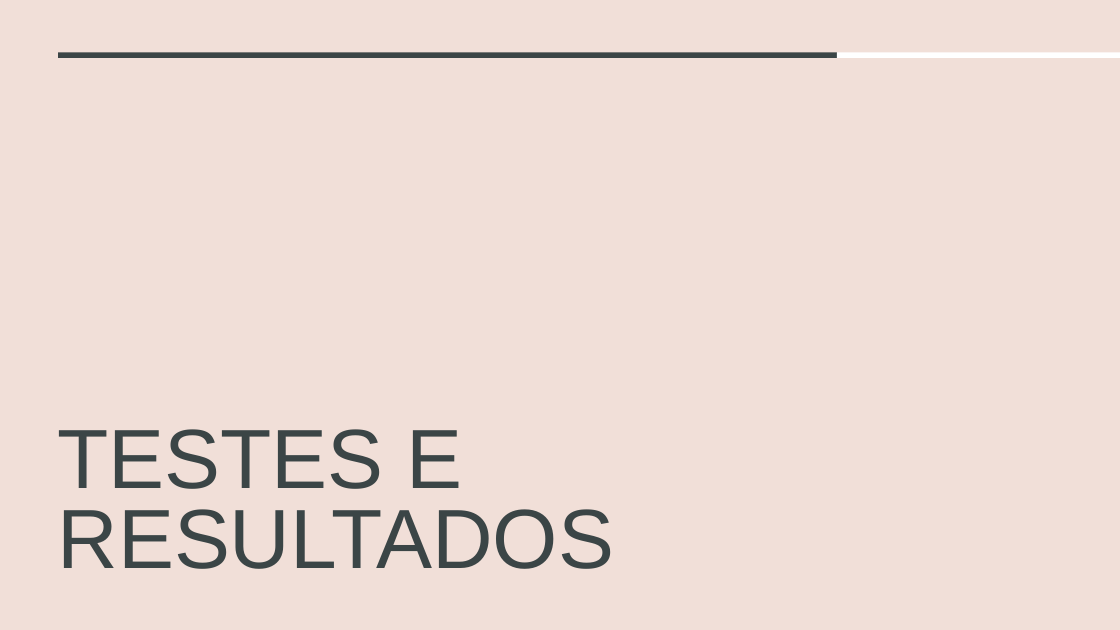
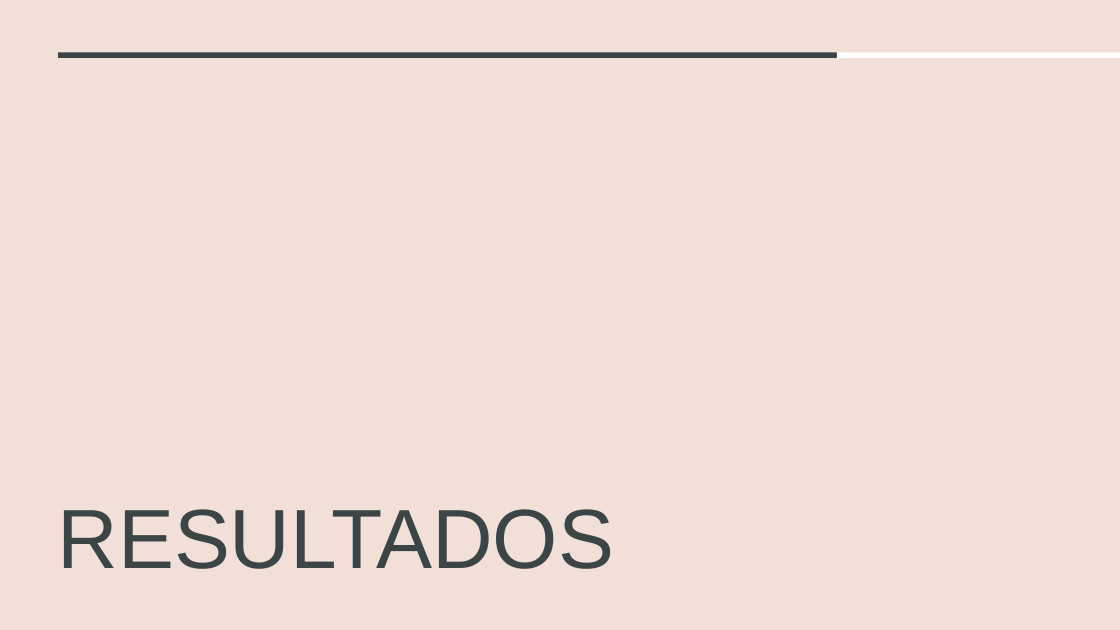
Before and after one commit to Getmeapint/SistemasDist, a slide deck: slide 8 of docs/Sistema de Streaming de Eventos em Tempo Real com RabbitMQ.pptx. Drawn at 1120x630 pixels with LibreOffice and Linux fonts; fonts in the diff are those of the drawing. Boxes give left, top, right and bottom in pixels: in the first picture for what was removed or moved away, otherwise in the second. Text is boxed around its words. In the diff, an @@ line names an element or a change of style, - is before the commit and + after.

```diff
--- a/docs/Sistema de Streaming de Eventos em Tempo Real com RabbitMQ.pptx
+++ b/docs/Sistema de Streaming de Eventos em Tempo Real com RabbitMQ.pptx
@@ title at <box>57,509,614,569</box>: text changed @@
-TESTES E RESULTADOS
+RESULTADOS
```
Also in this commit, not shown: 1 other slide changed, 3 other files.
